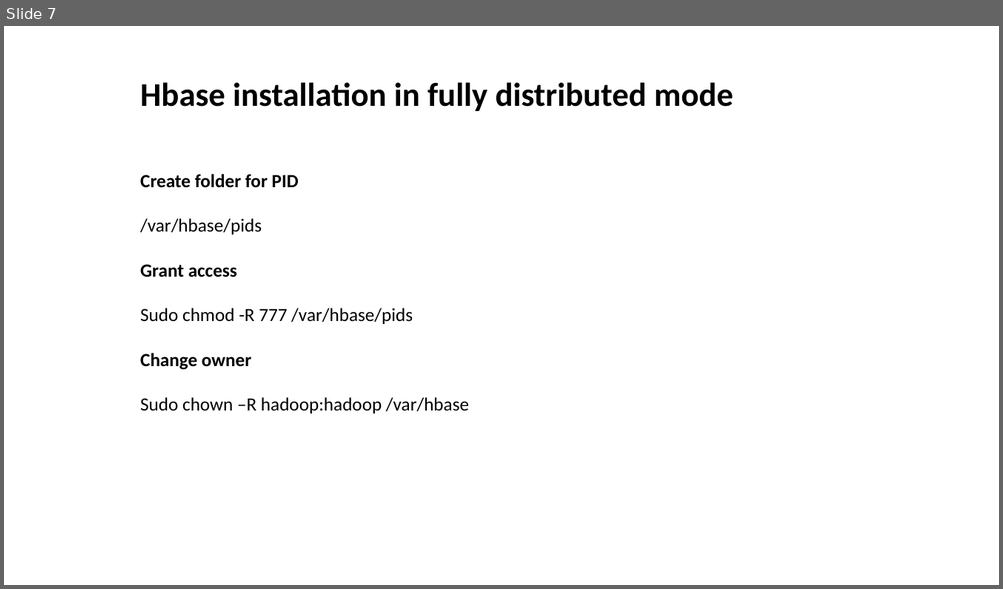
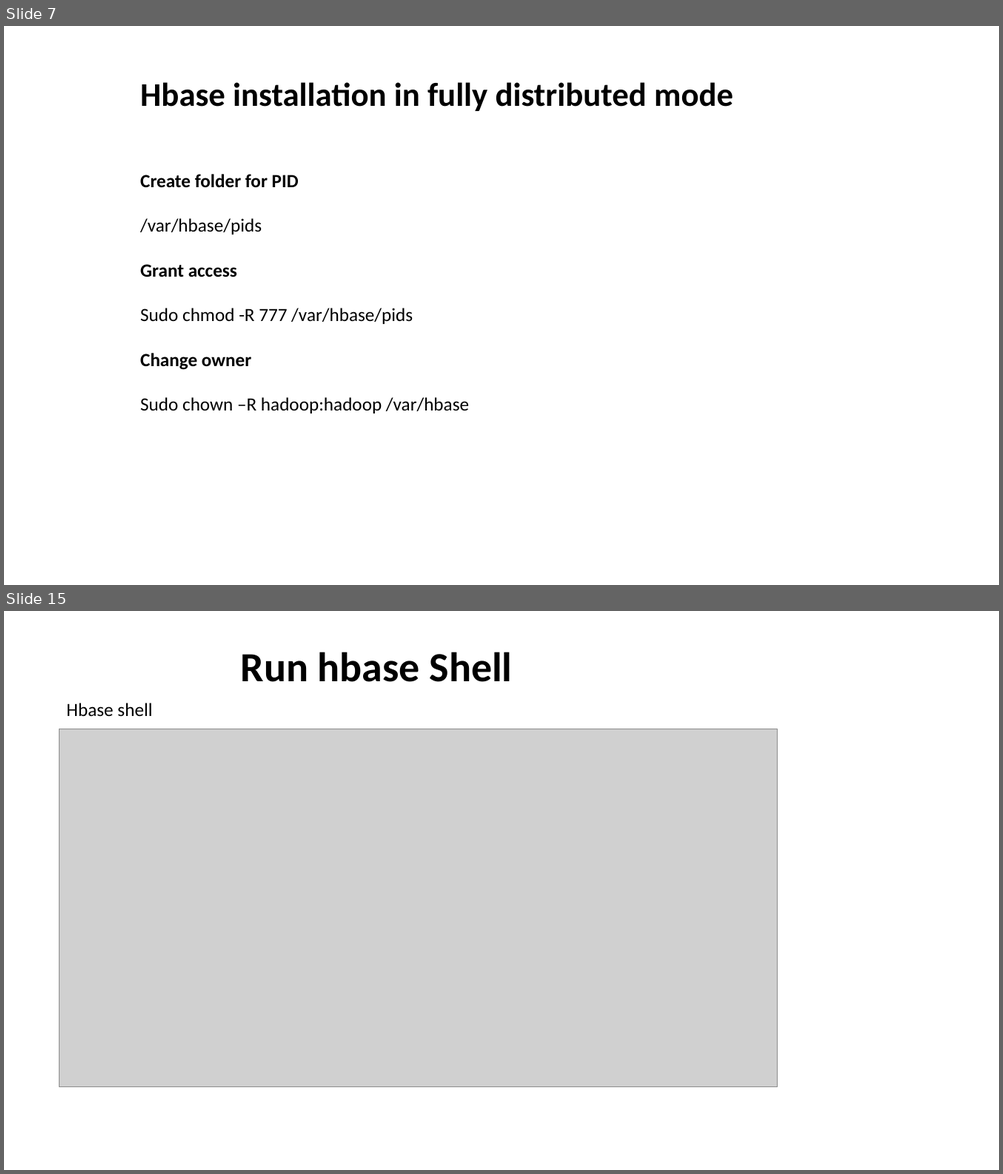
Before and after one commit to aashmishra/Bigdata_ppt, a slide deck: hbase.pptx. Shown one above the other, each under a label of ours: slide 7 before the commit, slides 7 and 15 after it; the slides between them are not shown. The pictures are 1003x589 and 1003x1174 pixels, drawn with LibreOffice and Linux fonts; fonts in the diff are those of the drawing; grey boxes stand for pictures. Boxes give left, top, right and bottom in pixels: in the first picture for what was removed or moved away, otherwise in the second. Text is boxed around its words. In the diff, an @@ line names an element or a change of style, - is before the commit and + after.

```diff
--- a/hbase.pptx
+++ b/hbase.pptx
@@ slide 15 added at (x1=4, y1=611, x2=999, y2=1170), background #FFFFFF @@
@@ text added at (x1=241, y1=652, x2=512, y2=682), 40 pt, text #000000, bold @@
+Run hbase Shell
@@ text added at (x1=66, y1=703, x2=152, y2=716), 18 pt, text #000000 @@
+Hbase shell
@@ picture added at (x1=60, y1=729, x2=777, y2=1087) @@
```
Also in this commit, not shown: 6 slides changed, 4 other slides added, 2 slides removed.
